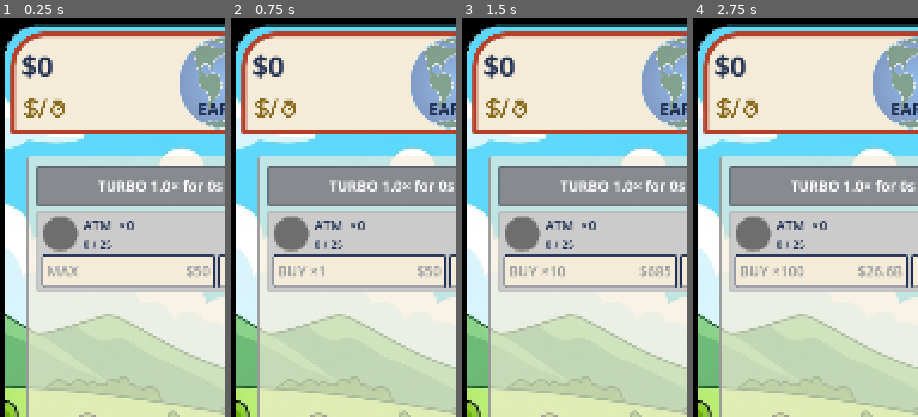
Above: before the commit, frames 1-4 (left to right).
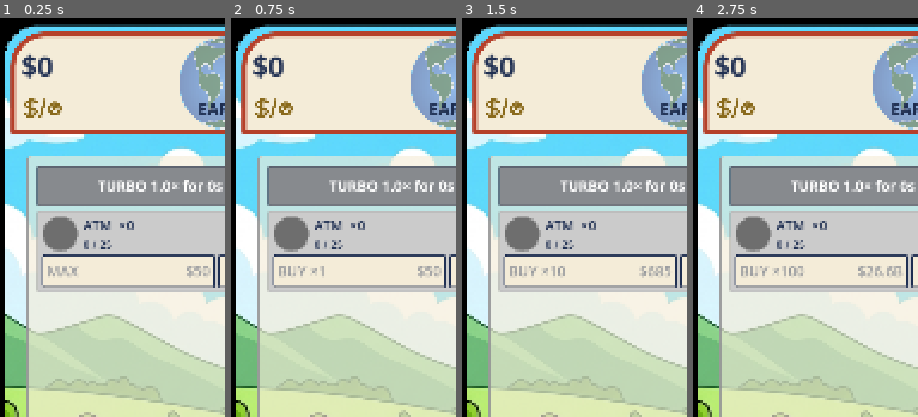
Above: after the commit, the same moments.

Repository: TimGoergen/american-tycoon
Game: Godot game, scene res://Main.tscn
Two runs of this game, one before a commit and one after it. Both use one fixed random seed, a clock stepped at 60 frames per second and the inputs below.
Inputs:
- Up to frame 1 (0.25 s): no input
- Up to frame 2 (0.75 s): click "BUY MODE: MAX" at 0.5 s
- Up to frame 3 (1.5 s): click "BUY MODE: ×1" at 1.25 s
- Up to frame 4 (2.75 s): click "BUY MODE: ×10" at 2 s
The pictures show only the part of the screen within x 0-50%, y 0-50%; the shares and areas given below are measured in that part.

The runs differ from the first frame. In frame 1, 0.3% of the frame differs, in the area x 16-29%, y 20-26%; in frame 2, 0.3%; in frame 3, 0.3%; in frame 4, 0.3%.

Commit message:
UI: income symbol now "$ / clock" with equal spacing around the slash
- Replaced the stopwatch with a clock (circle + two hands in a V) — reads more clearly.
- The clock sat too far right of the slash; pulled it in (cx 93->86) so the whitespace on both
  sides of the slash is equal. Clock stays vertically centered on the "$" and slightly shorter.
- Tightened the SVG viewBox to the content (124->114 wide); INCOME_ICON_SIZE matched (107x60).

Verified by a headless symbol crop; boot clean.

Co-Authored-By: Claude Opus 4.8 <noreply@anthropic.com>
Claude-Session: https://claude.ai/code/session_01YGt1uUMG6RvKpKkyyiDnAD

Diff:
--- a/game/art/icons/income_per_sec.svg
+++ b/game/art/icons/income_per_sec.svg
@@ -1,20 +1,18 @@
-<svg xmlns="http://www.w3.org/2000/svg" width="120" height="64" viewBox="0 0 120 64">
-  <!-- Income-per-second symbol (Tim, 2026-06-28): "$ / stopwatch" = dollars per second. A single
-       dark gold, NO outline (the earlier two-tone "$/s" read poorly). The "s" is replaced by a
-       stopwatch so "per second" is unmistakable. The stopwatch is slightly SHORTER than the "$"
-       and vertically CENTERED on it (its bounding box spans y14–51, midpoint ~32, just like the
-       "$"'s y9–55). Drawn as strokes (the SVG importer embeds no fonts; see dollar_bill.svg). -->
+<svg xmlns="http://www.w3.org/2000/svg" width="114" height="64" viewBox="0 0 114 64">
+  <!-- Income-per-second symbol (Tim, 2026-06-28): "$ / clock" = dollars per second. A single dark
+       gold, NO outline. A clock (circle + two hands) reads more clearly than the earlier stopwatch.
+       The clock is slightly shorter than the "$" and vertically centered on it (~y33 vs the "$"'s
+       ~y32), with EQUAL whitespace on both sides of the slash. Drawn as strokes (the SVG importer
+       embeds no fonts; see dollar_bill.svg). -->
   <g fill="none" stroke="#8A6A1C" stroke-width="7" stroke-linecap="round" stroke-linejoin="round">
-    <!-- $ (vertical span y9–55, centered ~y32) -->
+    <!-- $ (right edge ~x38) -->
     <line x1="24" y1="9" x2="24" y2="55"/>
     <path d="M 38 18 C 38 10 11 10 11 23 C 11 32 38 32 38 41 C 38 54 11 54 11 46"/>
-    <!-- / -->
-    <line x1="62" y1="12" x2="48" y2="52"/>
-    <!-- stopwatch: face, top plunger (stem + button cap), a side start/stop button, and a hand -->
-    <circle cx="93" cy="37" r="14"/>
-    <line x1="93" y1="14" x2="93" y2="23"/>
-    <line x1="85" y1="14" x2="101" y2="14"/>
-    <line x1="106" y1="28" x2="110" y2="24"/>
-    <line x1="93" y1="37" x2="100" y2="30"/>
+    <!-- / (centered between the $ and the clock) -->
+    <line x1="61" y1="12" x2="49" y2="52"/>
+    <!-- clock: face + two hands in a V (like ~10:10) -->
+    <circle cx="86" cy="33" r="14"/>
+    <line x1="86" y1="33" x2="93" y2="24"/>
+    <line x1="86" y1="33" x2="80" y2="26"/>
   </g>
 </svg>
--- a/game/scripts/ui/HeroStat.gd
+++ b/game/scripts/ui/HeroStat.gd
@@ -47,11 +47,11 @@
 const CASH_BILL_SIZE := Vector2(130, 65)
 const CASH_BILL_EDGE_PAD := 14
 
-# The dark-gold "$ / stopwatch" income-per-second symbol shown beneath the income number,
-# left-aligned (replaced the old "INCOME" word, Tim 2026-06-28). Box matches the SVG's 124×64
-# (~1.94:1) aspect so the glyphs sit flush-left in the box with no extra padding.
+# The dark-gold "$ / clock" income-per-second symbol shown beneath the income number,
+# left-aligned (replaced the old "INCOME" word, Tim 2026-06-28). Box matches the SVG's 114×64
+# (~1.78:1) aspect so the glyphs sit flush-left in the box with no extra padding.
 const INCOME_ICON_PATH := "res://art/icons/income_per_sec.svg"
-const INCOME_ICON_SIZE := Vector2(113, 60)
+const INCOME_ICON_SIZE := Vector2(107, 60)
 
 ## Gap kept between a pinned label and the panel edge it hugs.
 const EDGE_MARGIN := 14
